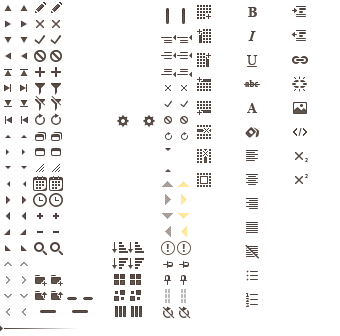
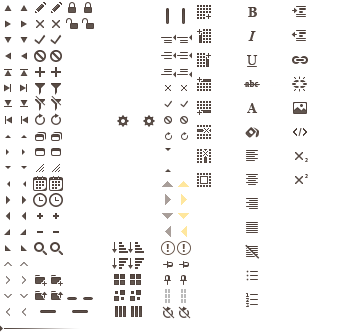
The second 340 x 336 image is a revision of the first. Changes to its layers:
added group "Lock" with 5 layers above "exclamation copy" over [66, 2, 94, 29]
added layer "unlock hover" in group "Lock" over [82, 18, 94, 29]
added layer "unlock" in group "Lock" over [66, 18, 78, 29]
added layer "lock hover" in group "Lock" over [84, 2, 92, 13]
added layer "lock" in group "Lock" over [68, 2, 76, 13]
